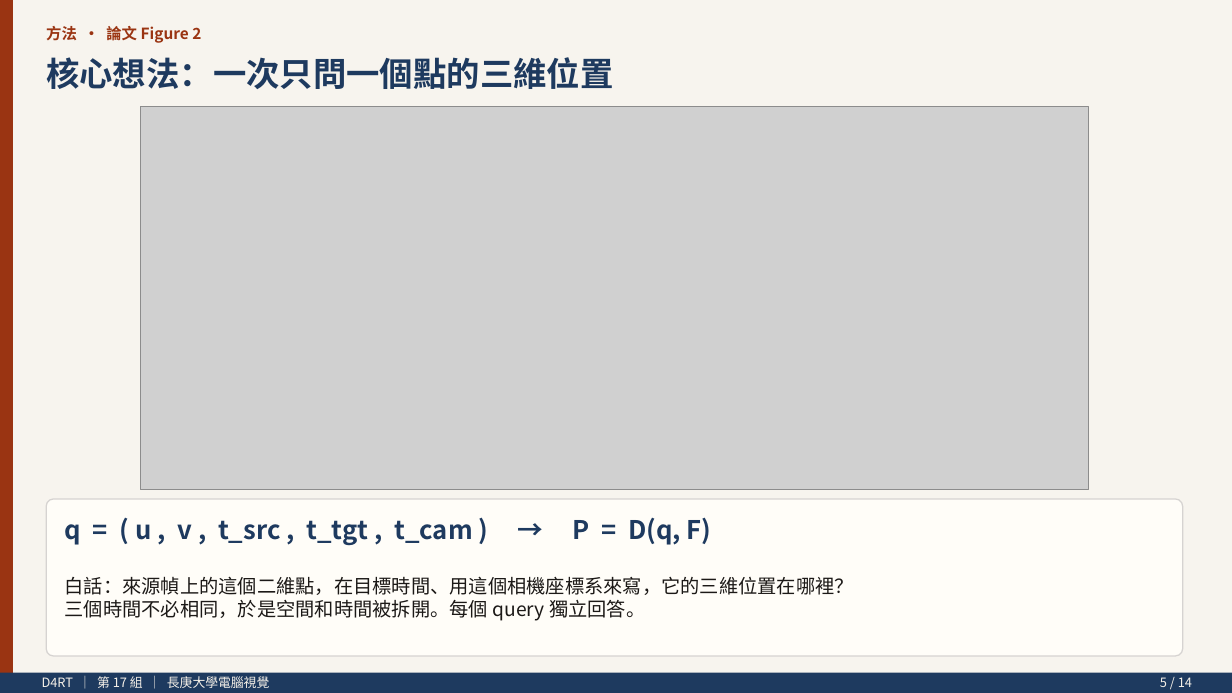
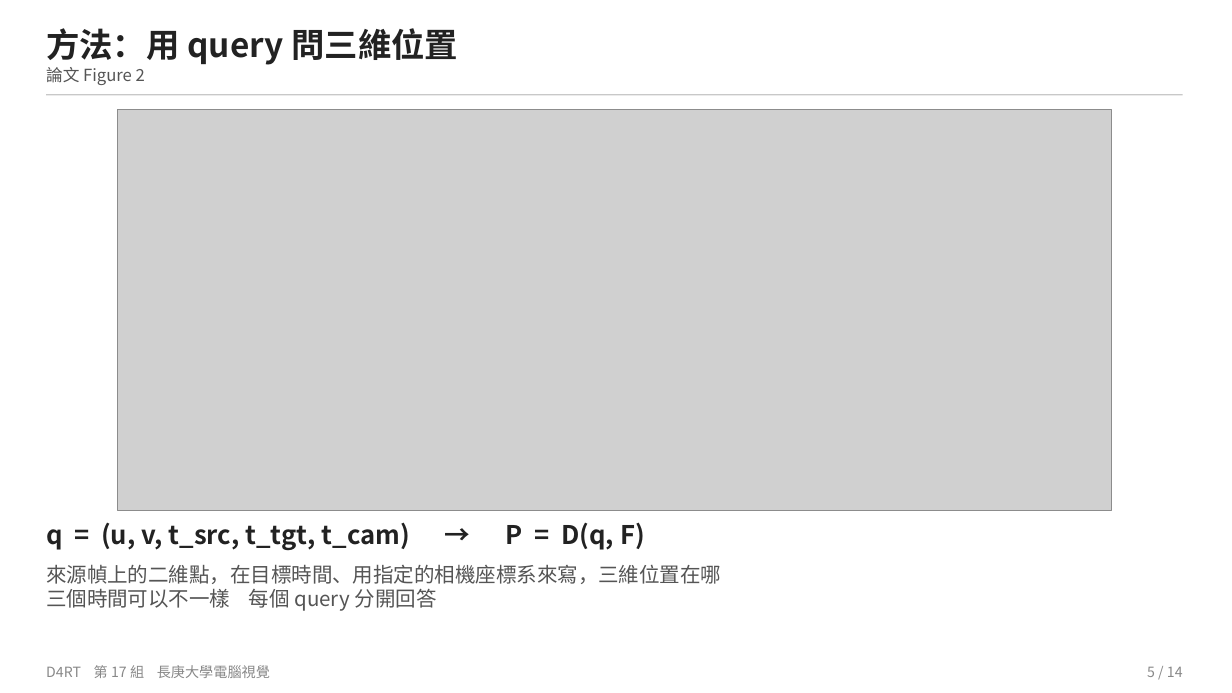
Before and after one commit to soymilk0211/cgu-cv-d4rt-presentation, a slide deck: slide 5 of D4RT_簡報.pptx. Drawn at 1232x693 pixels with LibreOffice and Linux fonts; fonts in the diff are those of the drawing; grey boxes stand for pictures. Boxes give left, top, right and bottom in pixels: in the first picture for what was removed or moved away, otherwise in the second. Text is boxed around its words. In the diff, an @@ line names an element or a change of style, - is before the commit and + after.

Commit message:
Revise slides and scripts for a plainer classroom tone
Shorter on-slide keywords, paper figures as the main content,
and a comparison of what is new versus prior methods, including
the cases D4RT does not win.

```diff
--- a/D4RT_簡報.pptx
+++ b/D4RT_簡報.pptx
@@ rectangle removed at box(0, 0, 1232, 693) @@
@@ rectangle removed at box(0, 0, 13, 693) @@
@@ vertical alignment middle to top in 5 elements at box(46, 522, 645, 551), box(46, 665, 270, 678), box(46, 67, 145, 85), box(46, 564, 721, 611), box(46, 28, 458, 65) @@
@@ text at box(46, 28, 458, 65): text changed; text colour #1E3A5F to #222222 @@
-核心想法：一次只問一個點的三維位置
+方法：用 query 問三維位置
@@ text at box(46, 67, 145, 85): text changed; size 12 to 13 pt; text colour #9A3412 to #555555; bold off @@
-方法 · 論文 Figure 2
+論文 Figure 2
@@ rectangle added at box(46, 94, 1183, 95), fill #C8C8C8 @@
@@ picture: place and size @@
-picture at box(140, 106, 1089, 490)
+picture at box(117, 109, 1111, 511)
@@ rounded rectangle removed at box(46, 499, 1183, 656) @@
@@ text at box(46, 522, 645, 551): text changed; text colour #1E3A5F to #222222 @@
-q = ( u , v , t_src , t_tgt , t_cam ) → P = D(q, F)
+q = (u, v, t_src, t_tgt, t_cam) → P = D(q, F)
@@ text at box(46, 564, 721, 611): text changed; size 15 to 16 pt; text colour #1C1917 to #555555 @@
-白話：來源幀上的這個二維點，在目標時間、用這個相機座標系來寫，它的三維位置在哪裡？
-三個時間不必相同，於是空間和時間被拆開。每個 query 獨立回答。
+來源幀上的二維點，在目標時間、用指定的相機座標系來寫，三維位置在哪
+三個時間可以不一樣 每個 query 分開回答
@@ rectangle removed at box(0, 673, 1232, 693) @@
@@ text at box(46, 665, 270, 678): text changed; size 10 to 11 pt; text colour #F5F0E8 to #888888 @@
-D4RT ｜ 第 17 組 ｜ 長庚大學電腦視覺
+D4RT 第 17 組 長庚大學電腦視覺
@@ text "5 / 14": place and size @@
-text "5 / 14" at box(1160, 677, 1192, 687)
+text "5 / 14" at box(1147, 666, 1183, 677)
@@ text "5 / 14" at box(1147, 666, 1183, 677): size 10 to 11 pt, text colour #F5F0E8 to #888888; vertical alignment middle to top @@
```
Also in this commit, not shown: 12 other slides changed, 1 slide added, 1 slide removed, 4 other files.
